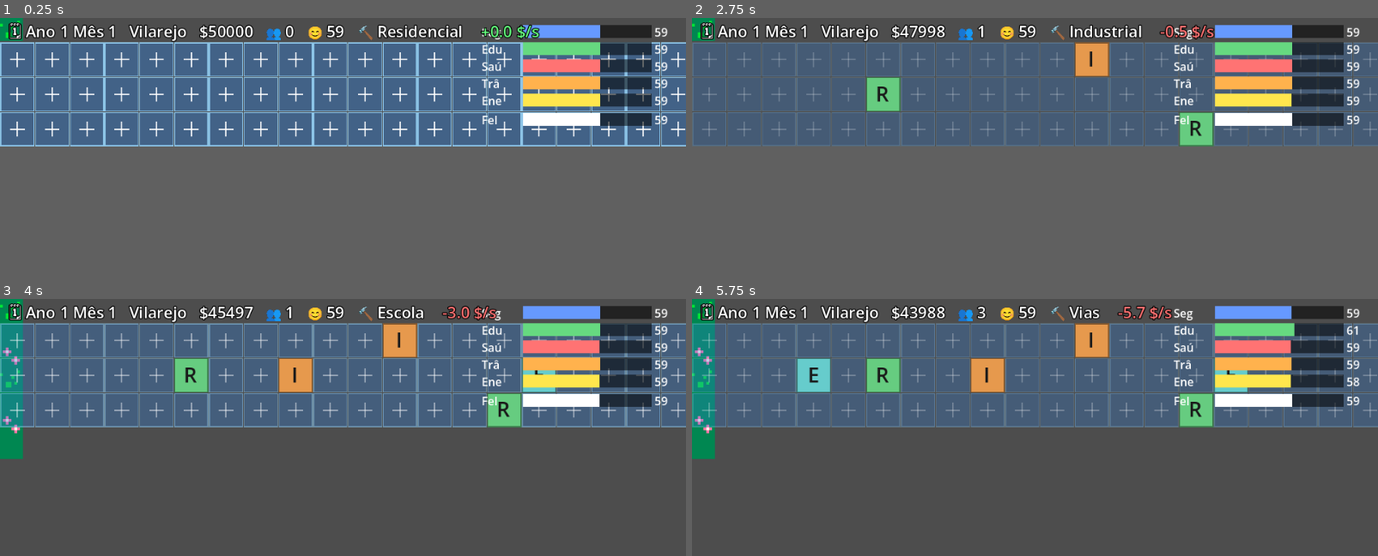
Above: before the commit, frames 1-4 (two rows, left to right).
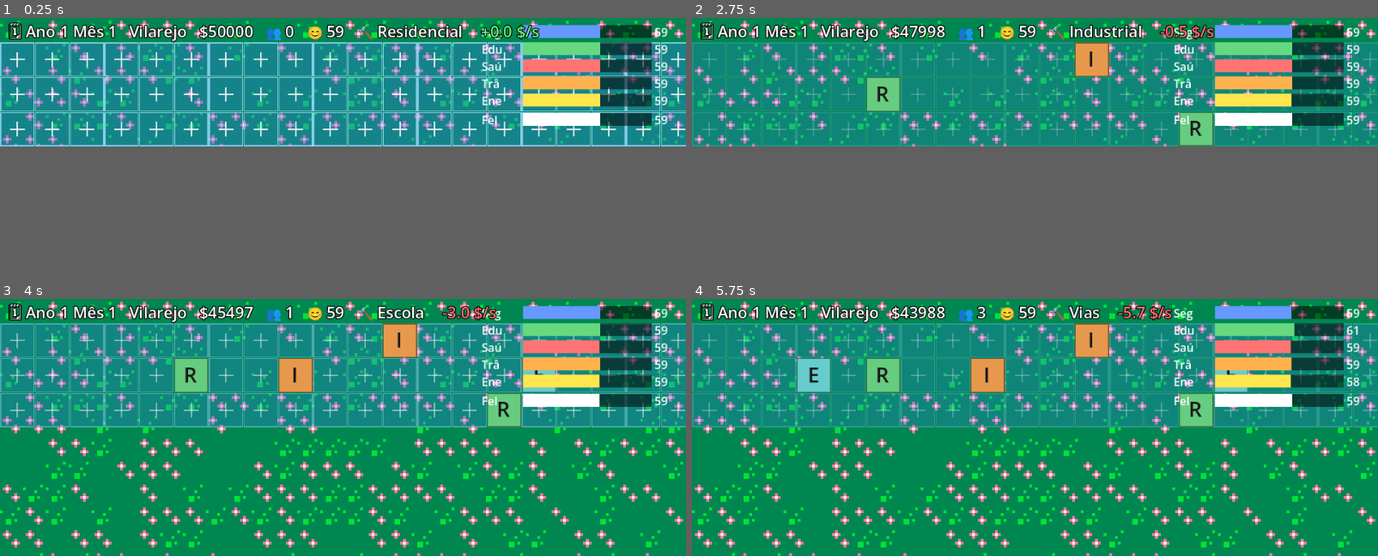
Above: after the commit, the same moments.

Repository: andrewsmedina/yourcity
Game: Godot game, scene res://scenes/main.tscn
Same seed, same stepped clock (60 frames per second), same inputs: the game is played once before the commit and once after it.
Inputs (mouse positions are in pixels of both pictures, inside the frame that each line leads up to):
- Up to frame 1 (0.25 s): no input
- Up to frame 2 (2.75 s): tap Enter at 0.5 s; move the mouse to (1185, 74) at 0.52 s; tap 1 at 0.6 s; click (1185, 74) at 0.67 s; tap Space at 0.77 s; drag from (897, 89) to (1000, 107) at 1.27 s; move the mouse to (1103, 53) at 2.02 s; tap 3 at 2.1 s; click (1103, 53) at 2.17 s
- Up to frame 3 (4 s): drag from (308, 388) to (137, 345) at 2.77 s; move the mouse to (548, 381) at 3.52 s; tap 5 at 3.6 s; click (548, 381) at 3.67 s; tap Space at 3.77 s
- Up to frame 4 (5.75 s): drag from (829, 345) to (932, 329) at 4.27 s; move the mouse to (1069, 363) at 5.02 s; tap 7 at 5.1 s; click (1069, 363) at 5.17 s

The runs differ from the first frame. In frame 1, 38% of the frame differs, in the area x 0-100%, y 0-50%; in frame 2, 42%; in frame 3, 88%, in the area x 0-100%, y 0-100%; in frame 4, 88%.

Commit message:
Make background cover the full window with overdraw
Tiles left gaps because the control size can be smaller than the real macOS
window. Cover max(control, window) size with 2 tiles of overdraw and redraw
each frame, so the ground fills the whole bar edge to edge.

Co-Authored-By: Claude Opus 4.8 (1M context) <noreply@anthropic.com>

Diff:
--- a/scripts/background.gd
+++ b/scripts/background.gd
@@ -19,12 +19,20 @@
 	]
 	resized.connect(queue_redraw)
 
+func _process(_delta: float) -> void:
+	queue_redraw()  # follow the real window size, which can differ from `size`
+
 func _draw() -> void:
 	if _tiles.is_empty():
 		return
 	var t := SRC * SCALE
-	var cols := int(ceil(size.x / t)) + 1
-	var rows := int(ceil(size.y / t)) + 1
+	# Cover the larger of the control size and the actual window, with overdraw,
+	# so there are never gaps regardless of macOS window-size quirks.
+	var win := Vector2(DisplayServer.window_get_size())
+	var w: float = maxf(size.x, win.x)
+	var h: float = maxf(size.y, win.y)
+	var cols := int(ceil(w / t)) + 2
+	var rows := int(ceil(h / t)) + 2
 	for r in rows:
 		for c in cols:
 			var idx: int = abs(hash(Vector2i(c, r))) % _tiles.size()
